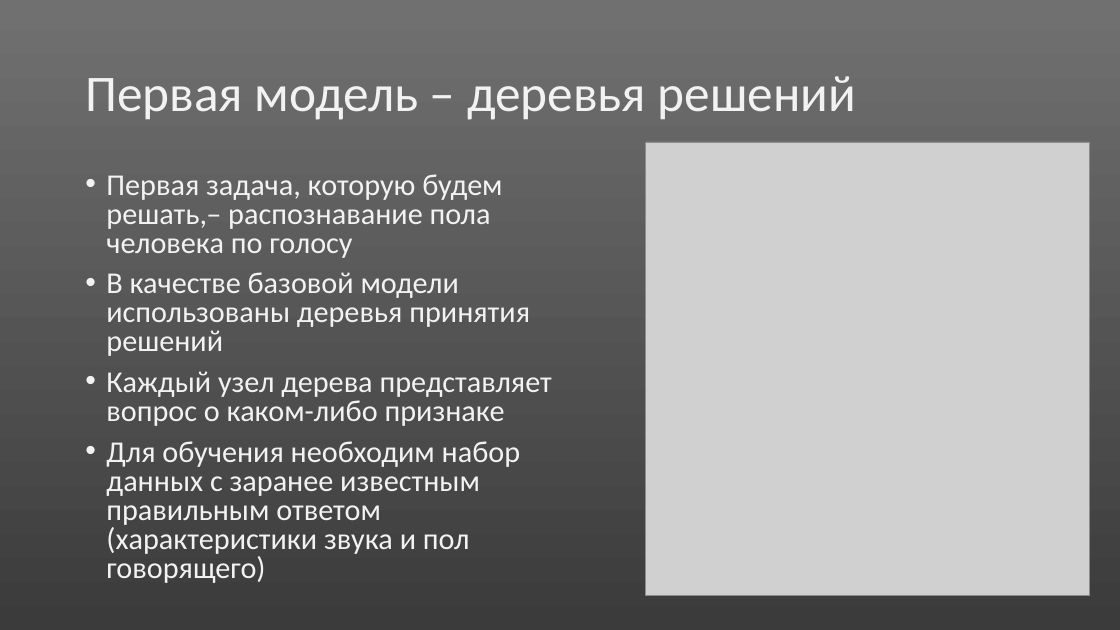
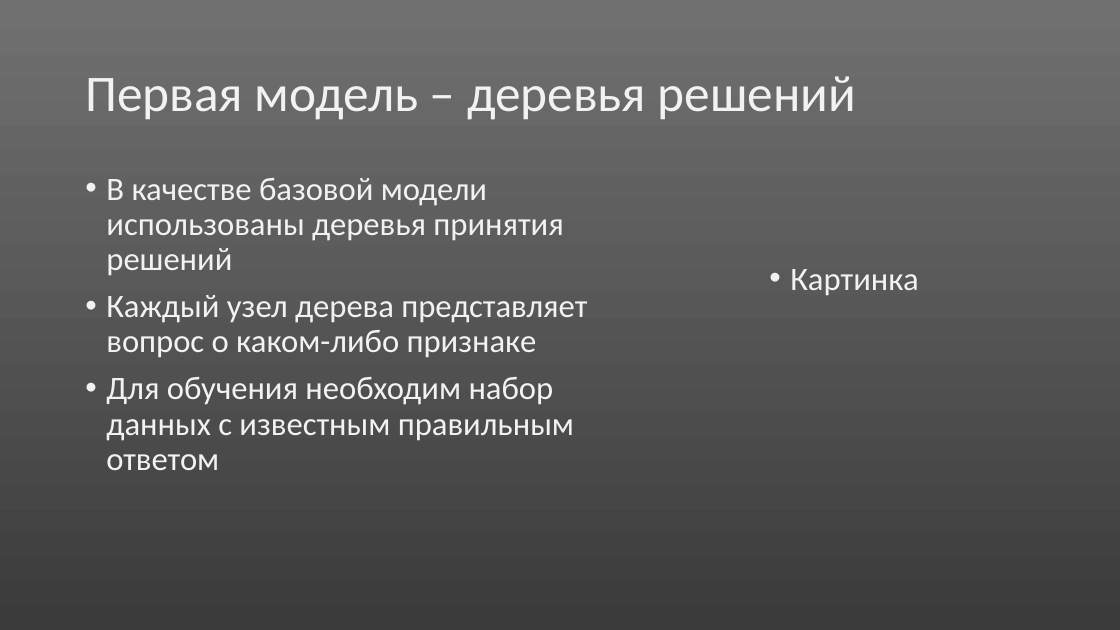
Before and after one commit to abrikos110/school-bla, a slide deck: slide 5 of presentations/voice-rec.pptx (slide 3 before the commit). Drawn at 1120x630 pixels with LibreOffice and Linux fonts; fonts in the diff are those of the drawing; grey boxes stand for pictures. Boxes give left, top, right and bottom in pixels: in the first picture for what was removed or moved away, otherwise in the second. Text is boxed around its words. In the diff, an @@ line names an element or a change of style, - is before the commit and + after.

```diff
--- a/presentations/voice-rec.pptx
+++ b/presentations/voice-rec.pptx
@@ picture removed at [646,142,1090,596] @@
@@ text at [106,174,502,258]: paragraph removed @@
-• Первая задача, которую будем решать,– распознавание пола человека по голосу
@@ text at [106,178,587,357]: size 25.9 to 28 pt in "В качестве базовой модели использованы деревья принятия ...", "Каждый узел дерева представляет вопрос о каком-либо ..."; line spacing 0.8 to 0.9 @@
@@ text added at [790,269,918,295], 28 pt, text #F2F2F2 @@
+• Картинка
@@ text at [106,377,574,470]: text changed; size 25.9 to 28 pt @@
-• Для обучения необходим набор данных с заранее известным правильным ответом (характеристики звука и пол говорящего)
+• Для обучения необходим набор данных с известным правильным ответом
```
Also in this commit, not shown: 5 other slides changed, 8 slides added, 1 slide removed.
